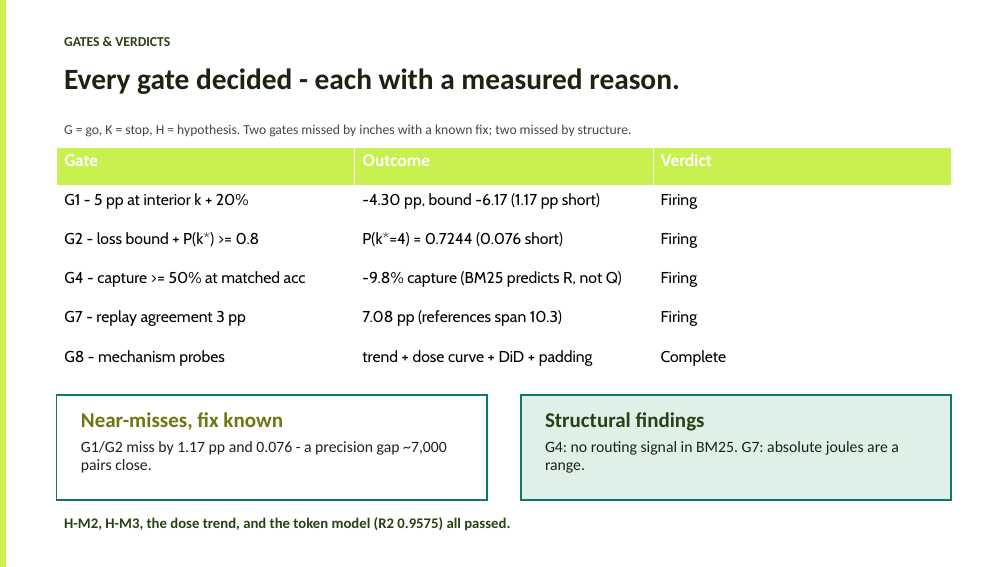
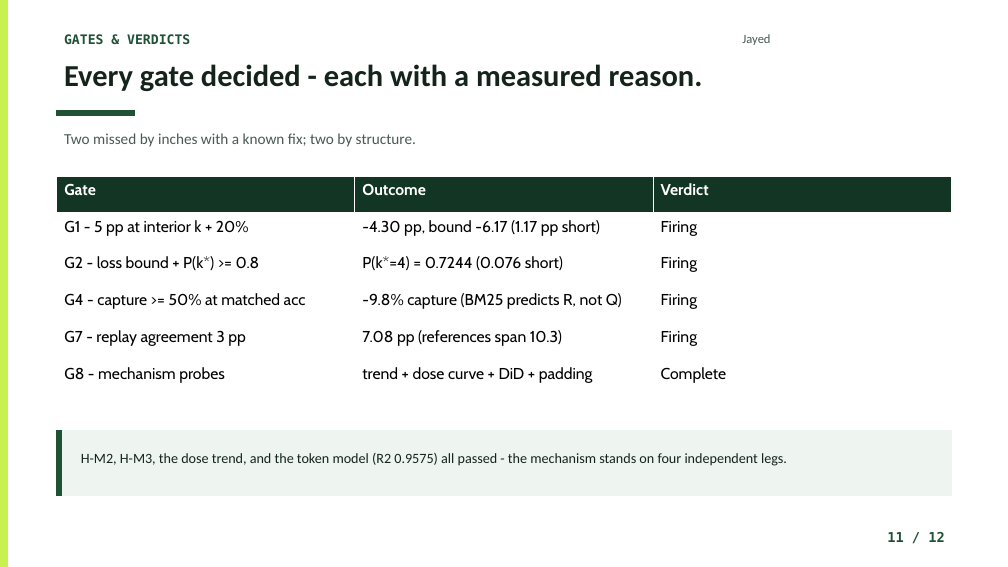
Before and after one commit to Atik203/energy-optimal-rag, a slide deck: slide 11 of ppt_slides/Energy_Methodology_Presentation.pptx (slide 10 before the commit). Drawn at 1008x567 pixels with LibreOffice and Linux fonts; fonts in the diff are those of the drawing. Boxes give left, top, right and bottom in pixels: in the first picture for what was removed or moved away, otherwise in the second. Text is boxed around its words. In the diff, an @@ line names an element or a change of style, - is before the commit and + after.

```diff
--- a/ppt_slides/Energy_Methodology_Presentation.pptx
+++ b/ppt_slides/Energy_Methodology_Presentation.pptx
@@ text "GATES & VERDICTS" at box(64, 34, 190, 44): size 13 to 12.5 pt, font Calibri to DejaVu Sans Mono, text colour #2B4014 to #1F5134 @@
@@ text "Every gate decided - each ..." at box(64, 64, 703, 91): size 28 to 29 pt, text colour #1B2414 to #14241B @@
@@ text added at box(742, 34, 770, 45), 12 pt, text #4A5A52 @@
+Jayed
@@ rectangle added at box(57, 111, 135, 116), fill #1F5134, outline #1F5134 1.5 pt @@
@@ text at box(64, 133, 416, 147): text changed; size 13 to 14.5 pt; text colour #424A3E to #4A5A52 @@
-G = go, K = stop, H = hypothesis. Two gates missed by inches with a known fix; two missed by structure.
+Two missed by inches with a known fix; two by structure.
@@ table at box(57, 176, 951, 397) @@
@@ fill #C8F04F to #123524 in row 1 @@
@@ size 16 to 15 pt in "Gate", "Outcome", "Verdict" @@
@@ table: place and size @@
-table at box(57, 147, 951, 382)
+table at box(57, 176, 951, 397)
@@ rectangle removed at box(57, 395, 487, 500) @@
@@ text removed at box(81, 412, 283, 430) @@
-Near-misses, fix known
@@ text removed at box(545, 412, 705, 431) @@
-Structural findings
@@ rectangle: place and size @@
-rectangle at box(521, 395, 951, 500)
+rectangle at box(57, 430, 951, 495)
@@ rectangle at box(57, 430, 951, 495): fill #DFF0E8 to #EEF5F1; outline #0F766E 1.5 pt to #EEF5F1 1.5 pt @@
@@ rectangle added at box(57, 430, 61, 495), fill #1F5134, outline #1F5134 1.5 pt @@
@@ text removed at box(81, 441, 447, 473) @@
-G1/G2 miss by 1.17 pp and 0.076 - a precision gap ~7,000 pairs close.
@@ text removed at box(545, 441, 899, 473) @@
-G4: no routing signal in BM25. G7: absolute joules are a range.
@@ text at box(81, 453, 787, 466): text changed; size 14 to 13.5 pt; text colour #2B4014 to #14241B; bold off @@
-H-M2, H-M3, the dose trend, and the token model (R2 0.9575) all passed.
+H-M2, H-M3, the dose trend, and the token model (R2 0.9575) all passed - the mechanism stands on four independent legs.
@@ text added at box(887, 532, 944, 542), 13 pt, text #1F5134, bold @@
+11 / 12
```
Also in this commit, not shown: 6 other slides changed, 5 slides added, 3 slides removed, 1 other file.
